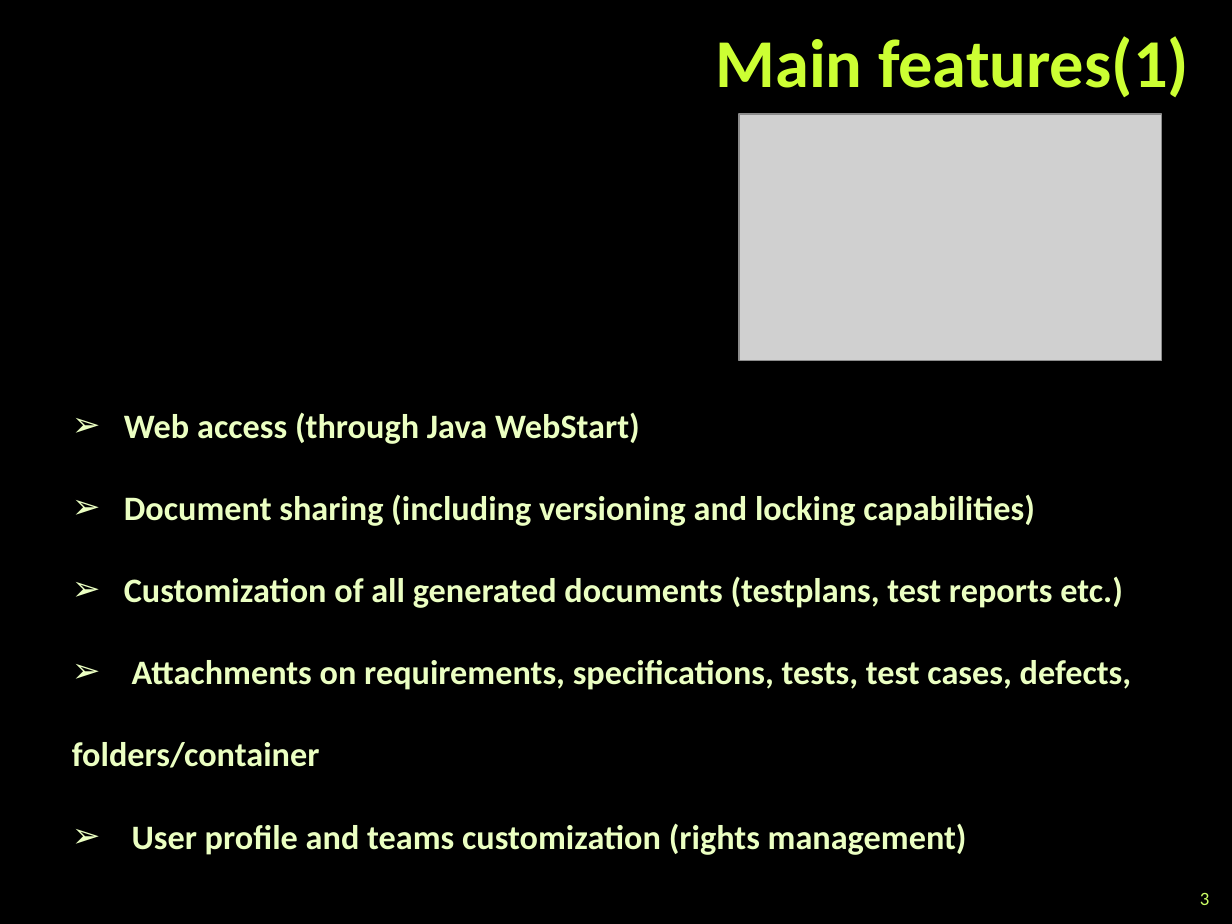
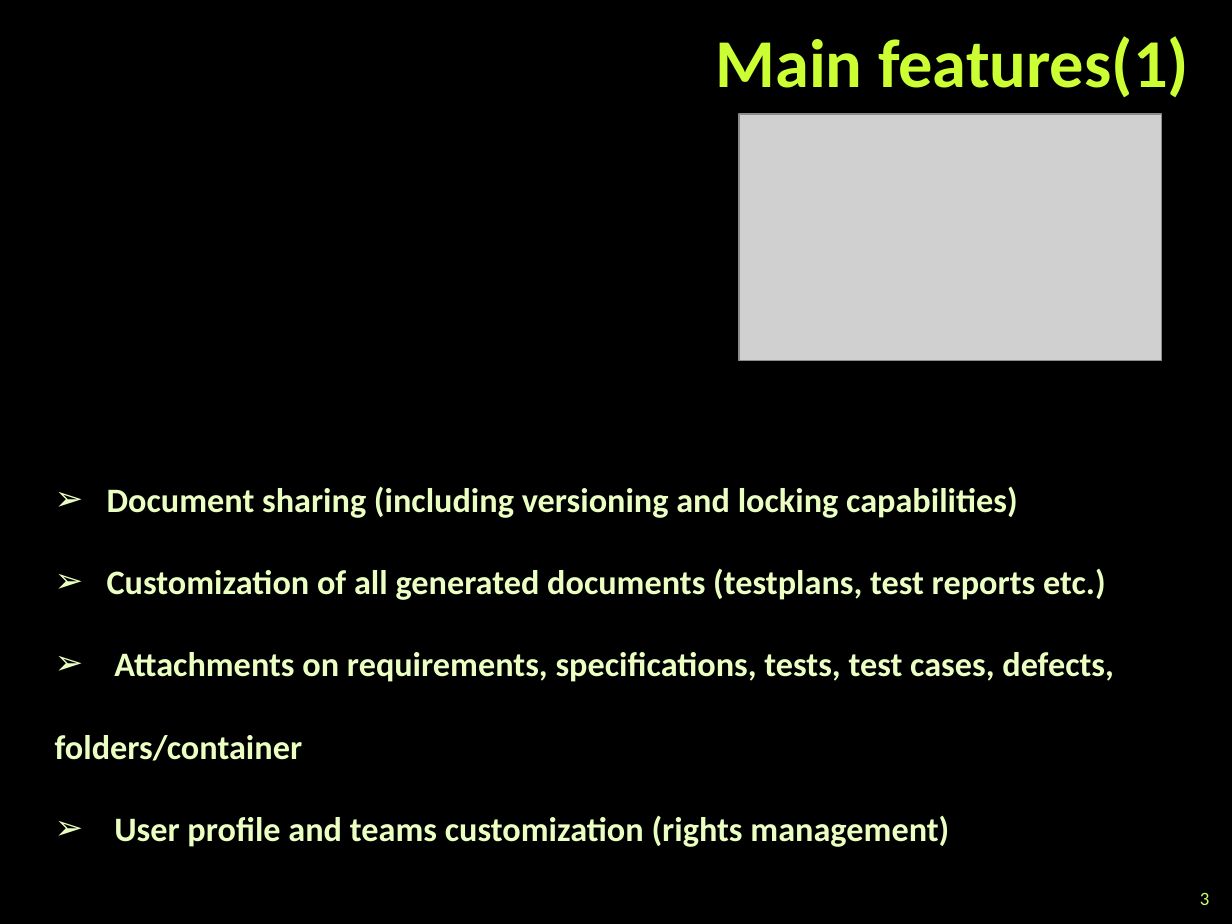
Before and after one commit to eandmir/TeamStarofSierraLeone, a slide deck: slide 3 of XStudio Test management tool.pptx. Drawn at 1232x924 pixels with LibreOffice and Linux fonts; fonts in the diff are those of the drawing; grey boxes stand for pictures; background and template pictures are left out. Boxes give left, top, right and bottom in pixels: in the first picture for what was removed or moved away, otherwise in the second. Text is boxed around its words. In the diff, an @@ line names an element or a change of style, - is before the commit and + after.

```diff
--- a/XStudio Test management tool.pptx
+++ b/XStudio Test management tool.pptx
@@ text at box(124, 412, 640, 444): paragraph removed @@
-➢ Web access (through Java WebStart)
@@ text "Document sharing (including versioning and ...": place and size @@
-text "Document sharing (including versioning and ..." at box(72, 412, 1132, 855)
+text "Document sharing (including versioning and ..." at box(55, 486, 1114, 847)
```
